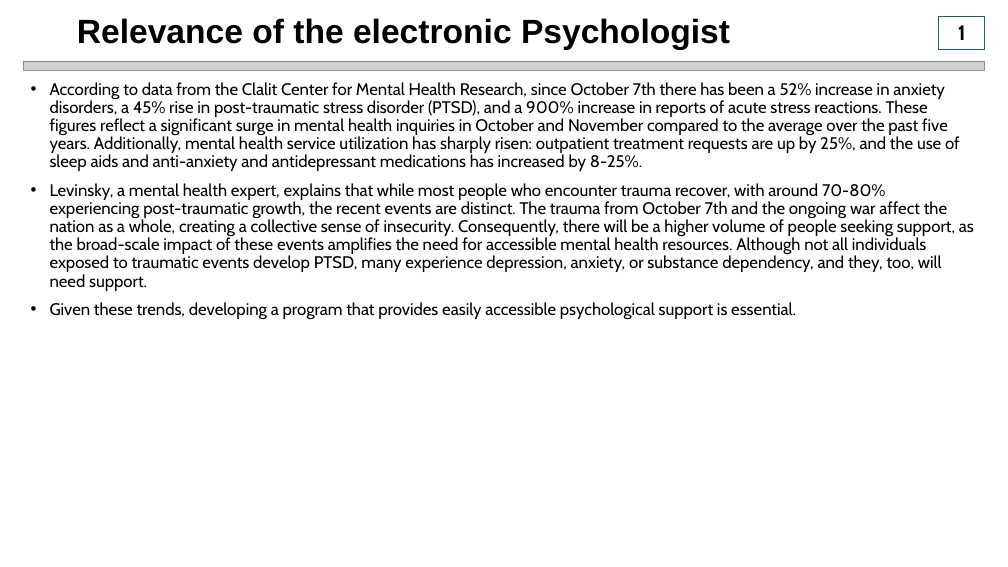
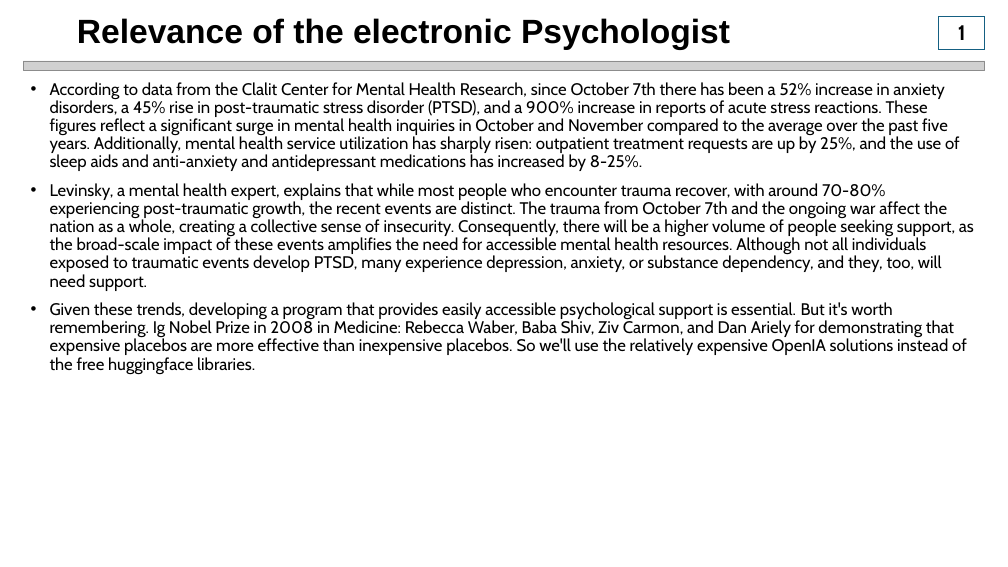
Before and after one commit to IlyaZutler/Project_4-Psychologist_IA, a slide deck: slide 3 of Presentation2.pptx. Drawn at 1008x567 pixels with LibreOffice and Linux fonts; fonts in the diff are those of the drawing; grey boxes stand for pictures. Boxes give left, top, right and bottom in pixels: in the first picture for what was removed or moved away, otherwise in the second. Text is boxed around its words. In the diff, an @@ line names an element or a change of style, - is before the commit and + after.

```diff
--- a/Presentation2.pptx
+++ b/Presentation2.pptx
@@ text at (50,302,967,374): text changed @@
-• Given these trends, developing a program that provides easily accessible psychological support is essential.
+• Given these trends, developing a program that provides easily accessible psychological support is essential. But it's worth remembering. Ig Nobel Prize in 2008 in Medicine: Rebecca Waber, Baba Shiv, Ziv Carmon, and Dan Ariely for demonstrating that expensive placebos are more effective than inexpensive placebos. So we'll use the relatively expensive OpenIA solutions instead of the free huggingface libraries.
```
Also in this commit, not shown: 1 other slide changed.
